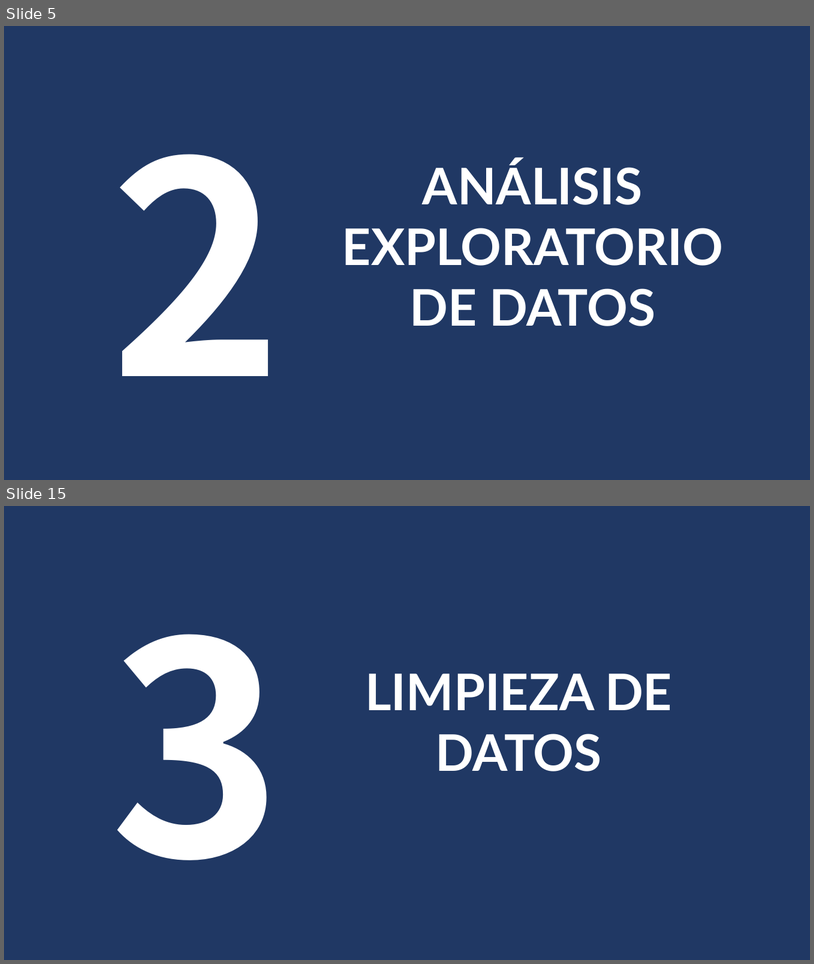
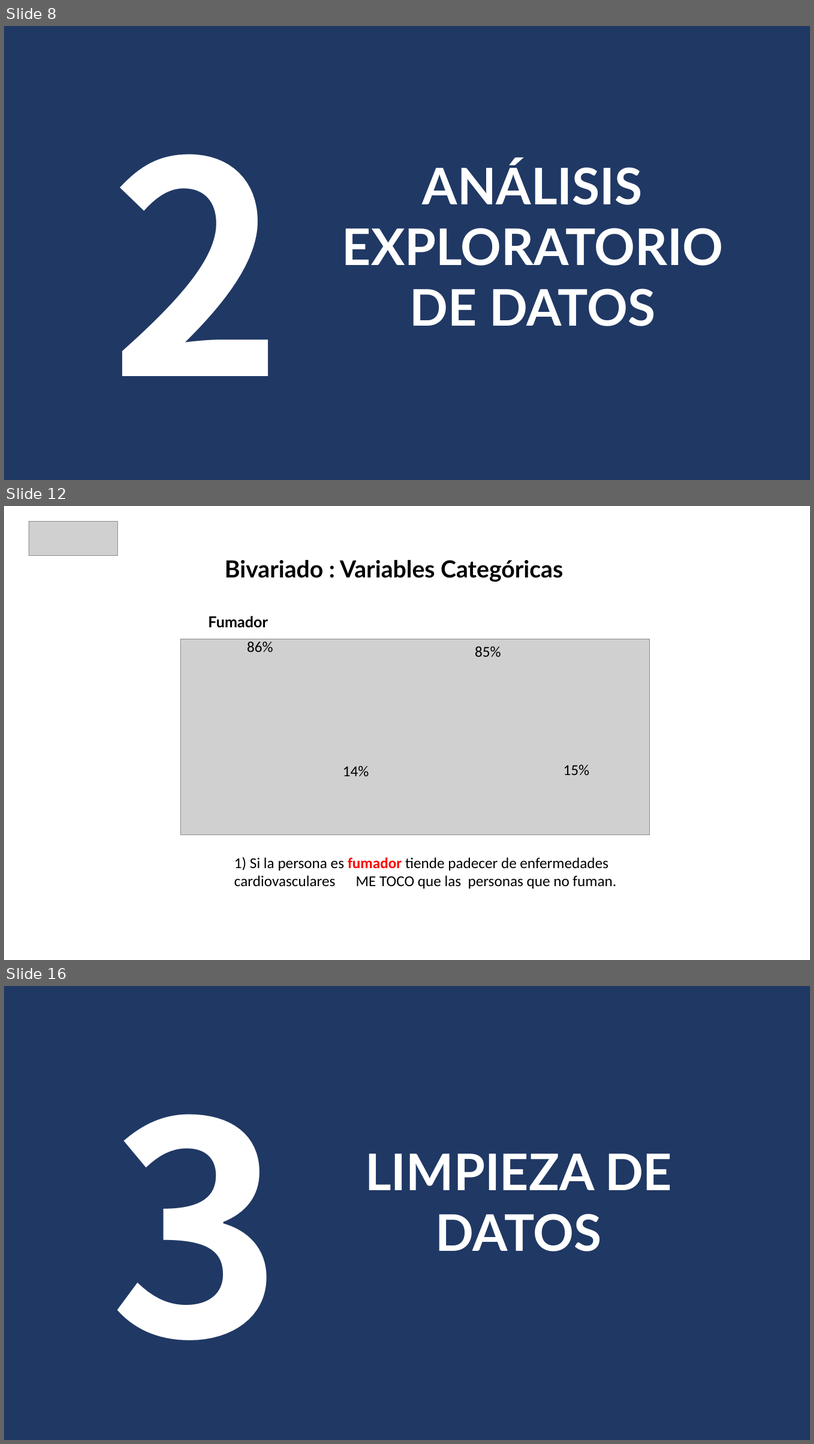
Before and after one commit to luis-gutierre/Proyectos, a slide deck: 1.Enfermedades Cardiovasculares/1.Enfermedades Cardiovasculares.pptx. Shown one above the other, each under a label of ours: slides 5 and 15 before the commit, slides 8, 12 and 16 after it; the slides between them are not shown. The pictures are 814x964 and 814x1444 pixels, drawn with LibreOffice and Linux fonts; fonts in the diff are those of the drawing; grey boxes stand for pictures. Boxes give left, top, right and bottom in pixels: in the first picture for what was removed or moved away, otherwise in the second. Text is boxed around its words. In the diff, an @@ line names an element or a change of style, - is before the commit and + after.

```diff
--- a/1.Enfermedades Cardiovasculares/1.Enfermedades Cardiovasculares.pptx
+++ b/1.Enfermedades Cardiovasculares/1.Enfermedades Cardiovasculares.pptx
@@ slide 12 added at (x1=4, y1=506, x2=810, y2=960), background #FFFFFF @@
@@ picture added at (x1=29, y1=521, x2=118, y2=555) @@
@@ rectangle added at (x1=174, y1=552, x2=614, y2=586), outline #FFFFFF 0.75 pt, 28 pt, text #000000, bold @@
+Bivariado : Variables Categóricas
@@ text added at (x1=208, y1=616, x2=268, y2=628), 18 pt, text #000000, bold @@
+Fumador
@@ picture added at (x1=180, y1=639, x2=650, y2=834) @@
@@ text added at (x1=247, y1=642, x2=273, y2=652), 18 pt, text #000000 @@
+86%
@@ text added at (x1=475, y1=646, x2=501, y2=657), 18 pt, text #000000 @@
+85%
@@ text added at (x1=343, y1=766, x2=369, y2=776), 18 pt, text #000000 @@
+14%
@@ text added at (x1=564, y1=765, x2=590, y2=775), 18 pt, text #000000 @@
+15%
@@ text added at (x1=234, y1=857, x2=617, y2=888), 18 pt, text #000000 @@
+1) Si la persona es fumador tiende padecer de enfermedades cardiovasculares ME TOCO que las personas que no fuman.
@@ what was slide 5 is now slide 8 @@
@@ what was slide 15 is now slide 16 @@
```
Also in this commit, not shown: 13 slides changed, 8 other slides added, 13 slides removed, 1 other file.
